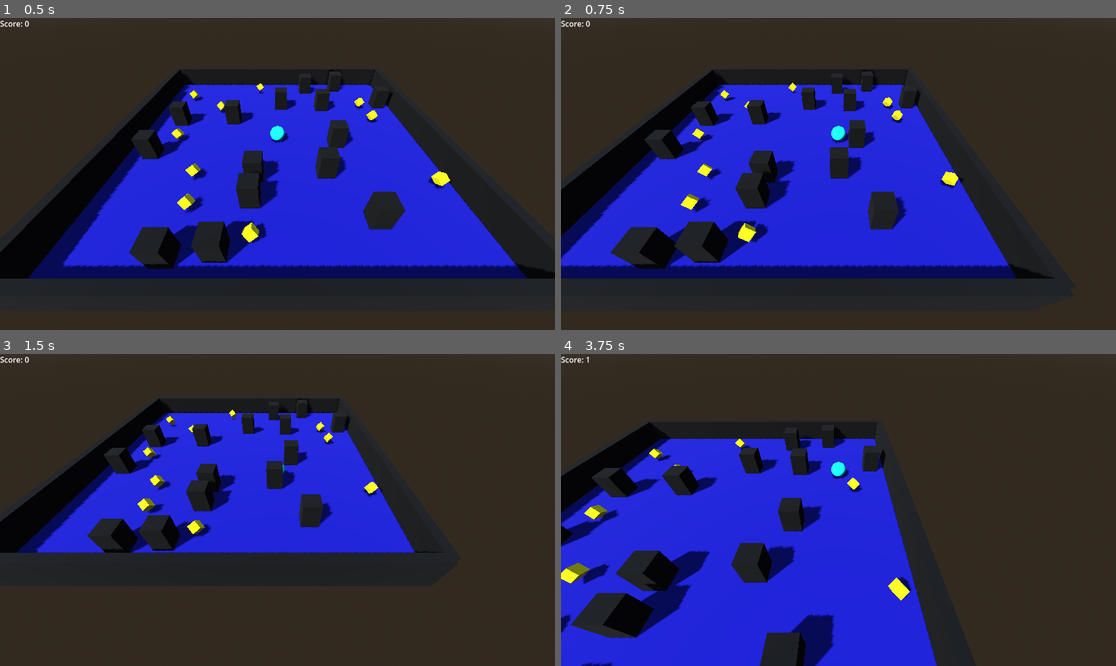
Above: before the commit, frames 1-4 (two rows, left to right).
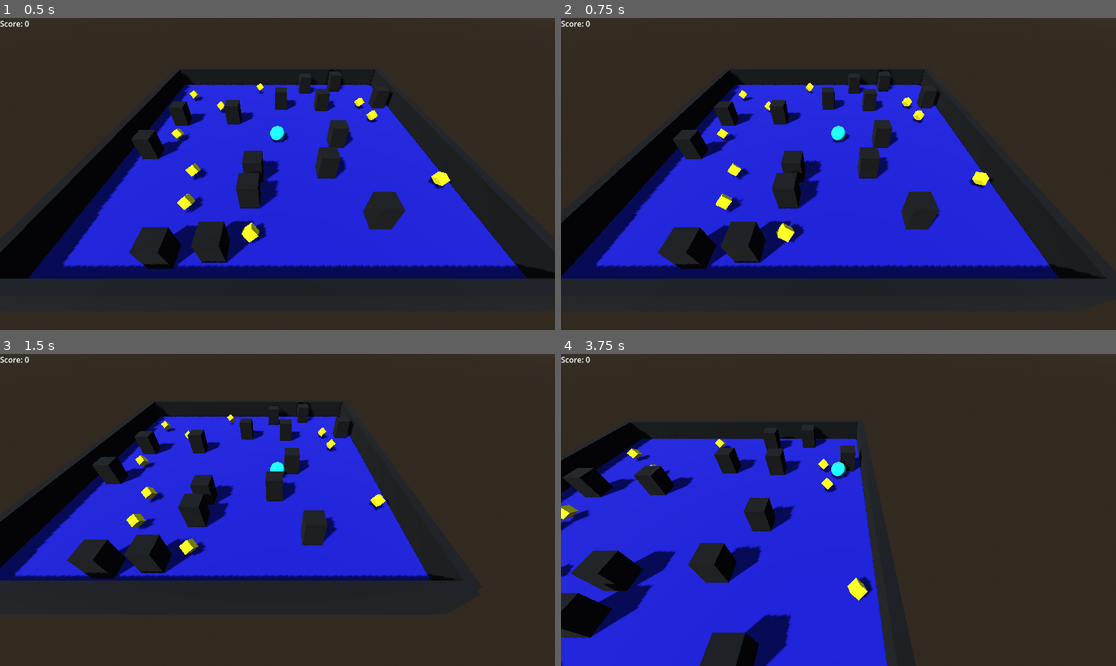
Above: after the commit, the same moments.

Repository: UltraBDF/rollABall
Game: Godot game, scene res://main.tscn
Two runs of this game, one before a commit and one after it. Both use one fixed random seed, a clock stepped at 60 frames per second and the inputs below.
Inputs:
- Up to frame 1 (0.5 s): no input
- Up to frame 2 (0.75 s): hold Right (ui_right) from 0.53 s (still down)
- Up to frame 3 (1.5 s): release Right (ui_right) at 1.28 s; hold Down (ui_down) from 1.28 s (still down)
- Up to frame 4 (3.75 s): release Down (ui_down) at 2.03 s; hold Right (ui_right) 2.03-2.78 s; hold Up (ui_up) 2.78-3.53 s; hold Left (ui_left) from 3.53 s (still down)

Frame 1 is identical in both runs. In frame 2, 22% of the frame differs, in the area x 0-99%, y 16-84%; in frame 3, 14%; in frame 4, 23%, in the area x 0-68%, y 0-100%.

Commit message:
player movement more fluid

Diff:
--- a/rollaball/character_body_3d.gd
+++ /dev/null
@@ -1,30 +0,0 @@
-extends CharacterBody3D
-
-# Vitesse de déplacement du joueur
-@export var speed = 14.0
-
-# Obtenir la gravité définie dans les paramètres du projet.
-var gravity = ProjectSettings.get_setting("physics/3d/default_gravity")
-
-func _physics_process(delta):
-	# Appliquer la gravité à chaque frame de physique si le joueur n'est pas au sol.
-	if not is_on_floor():
-		velocity.y -= gravity * delta
-
-	# Récupérer les entrées du clavier (flèches directionnelles ou ZQSD).
-	var input_dir = Input.get_vector("ui_left", "ui_right", "ui_up", "ui_down")
-
-	# Calculer la direction du mouvement dans l'espace 3D basé sur la vue de la caméra.
-	var direction = (transform.basis * Vector3(input_dir.x, 0, input_dir.y)).normalized()
-
-	# Appliquer le mouvement si le joueur appuie sur une touche.
-	if direction:
-		velocity.x = direction.x * speed
-		velocity.z = direction.z * speed
-	else:
-		# Ralentir progressivement jusqu'à l'arrêt si aucune touche n'est appuyée.
-		velocity.x = move_toward(velocity.x, 0, speed)
-		velocity.z = move_toward(velocity.z, 0, speed)
-
-	# Appliquer le vecteur de mouvement au corps du personnage.
-	move_and_slide()
--- /dev/null
+++ b/rollaball/player.gd
@@ -0,0 +1,33 @@
+extends CharacterBody3D
+
+# Vitesse de déplacement du joueur
+@export var speed = 14.0
+@export var acceleration = 5.0
+@export var deceleration = 1.0
+
+# Obtenir la gravité définie dans les paramètres du projet.
+var gravity = ProjectSettings.get_setting("physics/3d/default_gravity")
+
+func _physics_process(delta):
+	if not is_on_floor():
+		velocity.y -= gravity * delta
+
+	var input_dir = Input.get_vector("ui_left", "ui_right", "ui_up", "ui_down")
+	var direction = (transform.basis * Vector3(input_dir.x, 0, input_dir.y)).normalized()
+
+	# On définit une "vitesse cible" basée sur l'entrée.
+	var target_velocity = direction * speed
+
+	var accel
+	if direction != Vector3.ZERO:
+		# Si le joueur appuie sur une touche, on utilise la variable d'accélération.
+		accel = acceleration
+	else:
+		# Si le joueur ne touche à rien, on utilise la variable de décélération.
+		accel = deceleration
+
+	# On interpole la vélocité actuelle vers la vélocité cible.
+	velocity.x = lerp(velocity.x, target_velocity.x, accel * delta)
+	velocity.z = lerp(velocity.z, target_velocity.z, accel * delta)
+
+	move_and_slide()
--- a/rollaball/player.tscn
+++ b/rollaball/player.tscn
@@ -1,6 +1,6 @@
 [gd_scene load_steps=5 format=3 uid="uid://4h0jnmthkdrt"]
 
-[ext_resource type="Script" path="res://character_body_3d.gd" id="1_sf1eo"]
+[ext_resource type="Script" path="res://player.gd" id="1_sf1eo"]
 
 [sub_resource type="StandardMaterial3D" id="StandardMaterial3D_u4uwy"]
 albedo_color = Color(0.0392157, 1, 1, 1)
